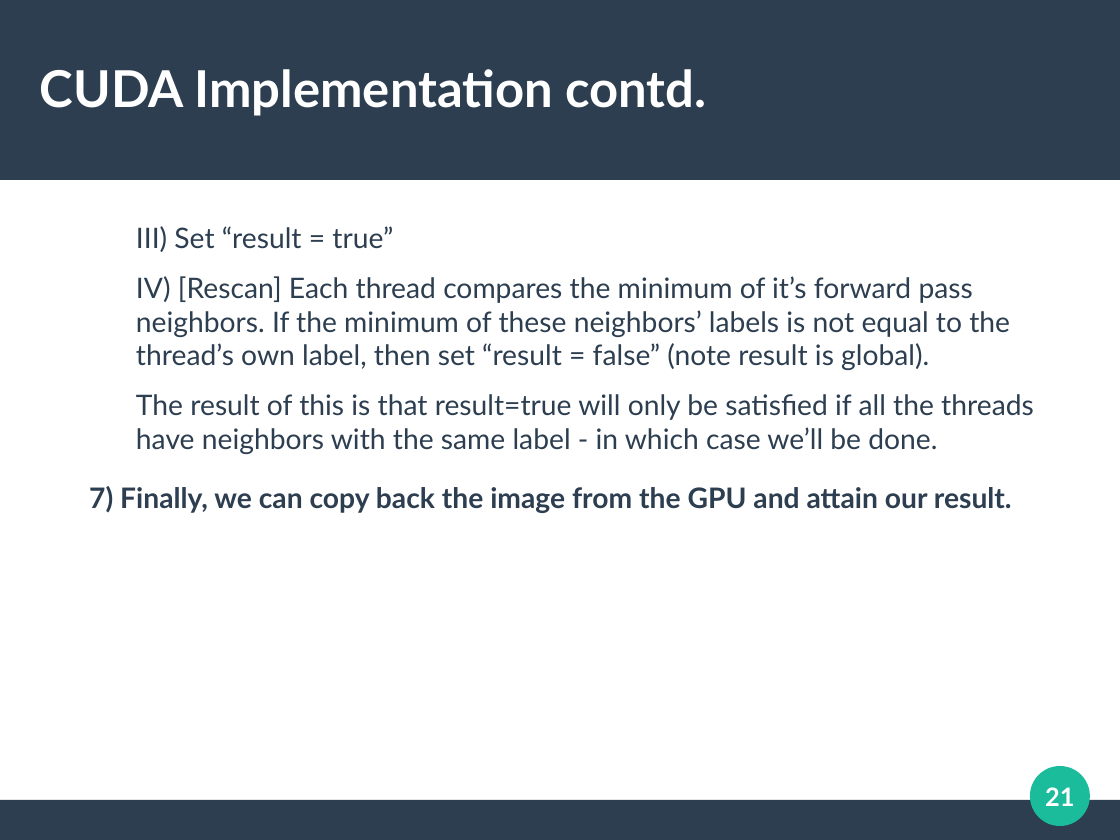
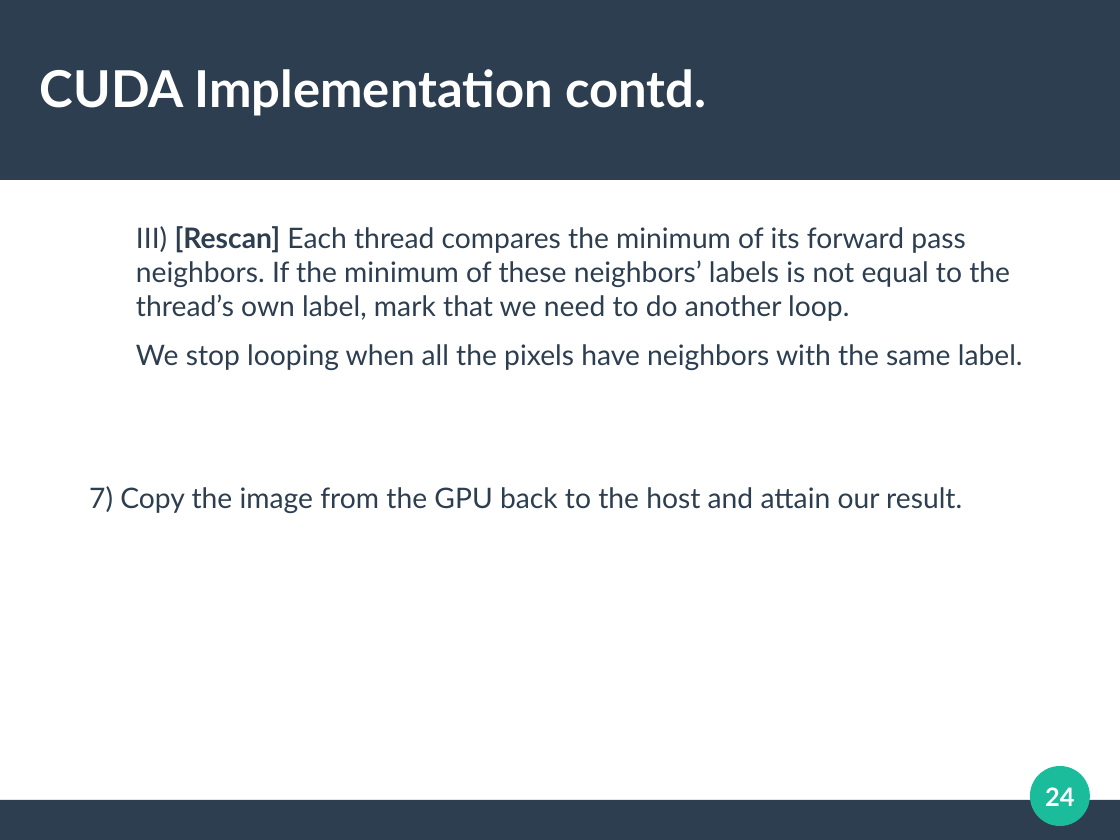
Before and after one commit to cycraig/ConnectedComponentsLabelling, a slide deck: slide 24 of presentation/Presentation.odp (slide 21 before the commit). Drawn at 1120x840 pixels with LibreOffice and Linux fonts; fonts in the diff are those of the drawing. Boxes give left, top, right and bottom in pixels: in the first picture for what was removed or moved away, otherwise in the second. Text is boxed around its words. In the diff, an @@ line names an element or a change of style, - is before the commit and + after.

```diff
--- a/presentation/Presentation.odp
+++ b/presentation/Presentation.odp
@@ text at box(136, 226, 1023, 370): text changed @@
-  III) Set “result = true”
-  IV) [Rescan] Each thread compares the minimum of it’s forward pass neighbors. If the minimum of these neighbors’ labels is not equal to the thread’s own label, then set “result = false” (note result is global).
-  The result of this is that result=true will only be satisfied if all the threads have neighbors with the same label - in which case we’ll be done.
+  III) [Rescan] Each thread compares the minimum of its forward pass neighbors. If the minimum of these neighbors’ labels is not equal to the thread’s own label, mark that we need to do another loop.
+  We stop looping when all the pixels have neighbors with the same label.
@@ text at box(89, 486, 962, 513): text changed; bold off @@
-7) Finally, we can copy back the image from the GPU and attain our result.
+7) Copy the image from the GPU back to the host and attain our result.
@@ page number at box(1045, 787, 1074, 806): text changed @@
-21
+24
```
Also in this commit, not shown: 26 other slides changed, 4 slides added, 1 slide removed, 4 other files.
